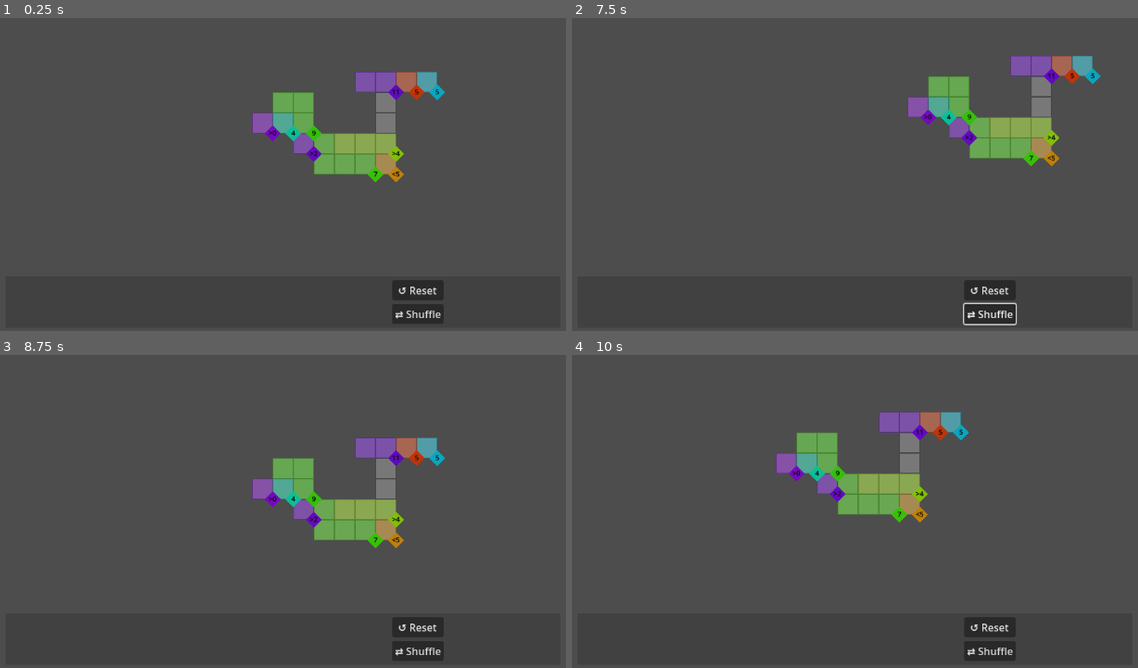
Above: before the commit, frames 1-4 (two rows, left to right).
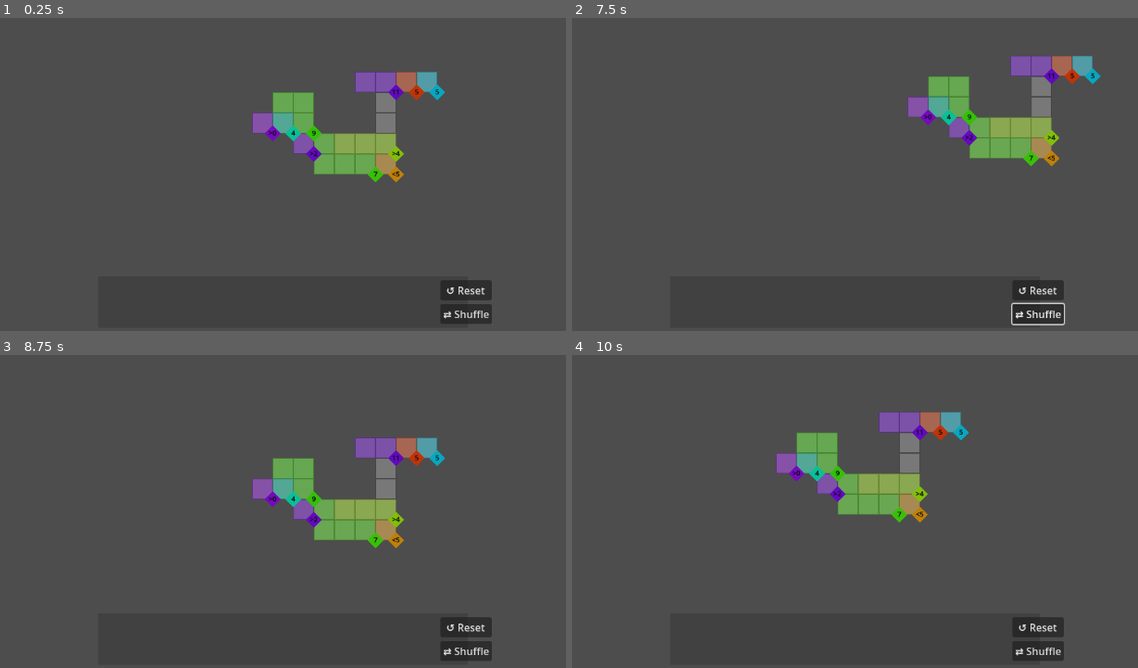
Above: after the commit, the same moments.

Repository: Javen-W/Ritz
Game: Godot game, scene res://game.tscn
Two runs of this game, one before a commit and one after it. Both use one fixed random seed, a clock stepped at 60 frames per second and the inputs below.
Inputs (mouse positions are in pixels of both pictures, inside the frame that each line leads up to):
- Up to frame 1 (0.25 s): no input
- Up to frame 2 (7.5 s): click "⇄ Shuffle" at 0.5 s; click "↺ Reset" at 1.25 s; move the mouse to (905, 302) at 2.02 s; hold Right (ui_right) 2.03-2.78 s; click (905, 302) at 2.17 s; move the mouse to (758, 302) at 2.77 s; hold Down (ui_down) 2.78-3.53 s; click (758, 302) at 2.92 s; move the mouse to (951, 302) at 3.52 s; hold Right (ui_right) 3.53-4.28 s; click (951, 302) at 3.67 s; move the mouse to (855, 302) at 4.27 s; hold Up (ui_up) 4.28-5.03 s; click (855, 302) at 4.42 s; tap Space (ui_select) at 4.52 s; move the mouse to (804, 302) at 5.02 s; hold Left (ui_left) 5.03-6.53 s; click (804, 302) at 5.17 s; move the mouse to (634, 61) at 5.77 s; move the mouse to (894, 124) at 6.52 s; hold Down (ui_down) 6.53-7.28 s; click (894, 124) at 6.67 s; move the mouse to (741, 18) at 7.27 s; hold Right (ui_right) from 7.28 s (still down)
- Up to frame 3 (8.75 s): tap Space (ui_select) at 7.52, 8.27 s; move the mouse to (379, 639) at 8.02 s; release Right (ui_right) at 8.03 s; hold Up (ui_up) from 8.03 s (still down); click (379, 639) at 8.17 s
- Up to frame 4 (10 s): move the mouse to (855, 639) at 8.77 s; release Up (ui_up) at 8.78 s; hold Right (ui_right) 8.78-9.53 s; click (855, 639) at 8.92 s; move the mouse to (804, 639) at 9.52 s; hold Down (ui_down) from 9.53 s (still down); click (804, 639) at 9.67 s

The runs differ from the first frame. In frame 1, 0.3% of the frame differs, in the area x 69-87%, y 85-96%; in frame 2, 0.6%, in the area x 69-88%, y 85-99%; in frame 3, 0.3%; in frame 4, 0.3%.

Commit message:
Add random orientation on shuffle()

Diff:
--- a/domino_panel.gd
+++ b/domino_panel.gd
@@ -5,7 +5,7 @@
 
 var domino_stack: Array[Domino] = []
 var current_index: int = 0
-const VISIBLE_COUNT: int = 5
+const VISIBLE_COUNT: int = 7
 const DOMINO_SPACING: float = 150.0
 const PANEL_OFFSET_Y: float = -90.0  # World-space Y offset above camera bottom edge
 const PANEL_HEIGHT: float = 160.0
@@ -50,7 +50,7 @@
 	self.position = camera.global_position + Vector2(0.0, viewport_size.y / (2.0 * camera.zoom.y) + PANEL_OFFSET_Y)
 
 	# Update background to 75% of viewport width in world space (only when changed)
-	var w := viewport_size.x / camera.zoom.x * 0.75
+	var w := viewport_size.x / camera.zoom.x * 0.50
 	if not is_equal_approx(w, _last_bg_width):
 		_last_bg_width = w
 		_bg.polygon = PackedVector2Array([
@@ -104,9 +104,10 @@
 		domino_stack[i] = domino_stack[j]
 		domino_stack[j] = tmp
 	current_index = 0
-	# Reset all panel dominos to vertical orientation after shuffle
+	# Shuffle all panel domino orientations.
 	for domino in domino_stack:
-		domino.rotation = -PI / 2.0
+		for j in rng.randi_range(0, 3):
+			domino.rotate_once()
 	_layout_dominos()
 	print("DominoPanel: Shuffled stack (%d dominos)" % domino_stack.size())
 
--- a/game.tscn
+++ b/game.tscn
@@ -1,20 +1,20 @@
-[gd_scene load_steps=4 format=3 uid="uid://cidflaxqyhnen"]
+[gd_scene format=3 uid="uid://cidflaxqyhnen"]
 
 [ext_resource type="Script" uid="uid://ba7jsd4138l65" path="res://game.gd" id="1_80nbo"]
 [ext_resource type="FastNoiseLite" uid="uid://cdnr10focog76" path="res://dot_noise.tres" id="2_e2o6t"]
 [ext_resource type="PackedScene" uid="uid://u0dj7t4cpuib" path="res://domino_panel.tscn" id="3_qwf2d"]
 
-[node name="Game" type="Node2D"]
+[node name="Game" type="Node2D" unique_id=1647598395]
 script = ExtResource("1_80nbo")
 dot_noise = ExtResource("2_e2o6t")
 
-[node name="Camera2D" type="Camera2D" parent="."]
+[node name="Camera2D" type="Camera2D" parent="." unique_id=743661725]
 zoom = Vector2(0.5, 0.5)
 
-[node name="Tiles" type="Node2D" parent="."]
+[node name="Tiles" type="Node2D" parent="." unique_id=1687462993]
 
-[node name="AssignedDominos" type="Node2D" parent="."]
+[node name="AssignedDominos" type="Node2D" parent="." unique_id=330680067]
 
-[node name="Constraints" type="Node2D" parent="."]
+[node name="Constraints" type="Node2D" parent="." unique_id=1621046714]
 
-[node name="DominoPanel" parent="." instance=ExtResource("3_qwf2d")]
+[node name="DominoPanel" parent="." unique_id=238600838 instance=ExtResource("3_qwf2d")]
